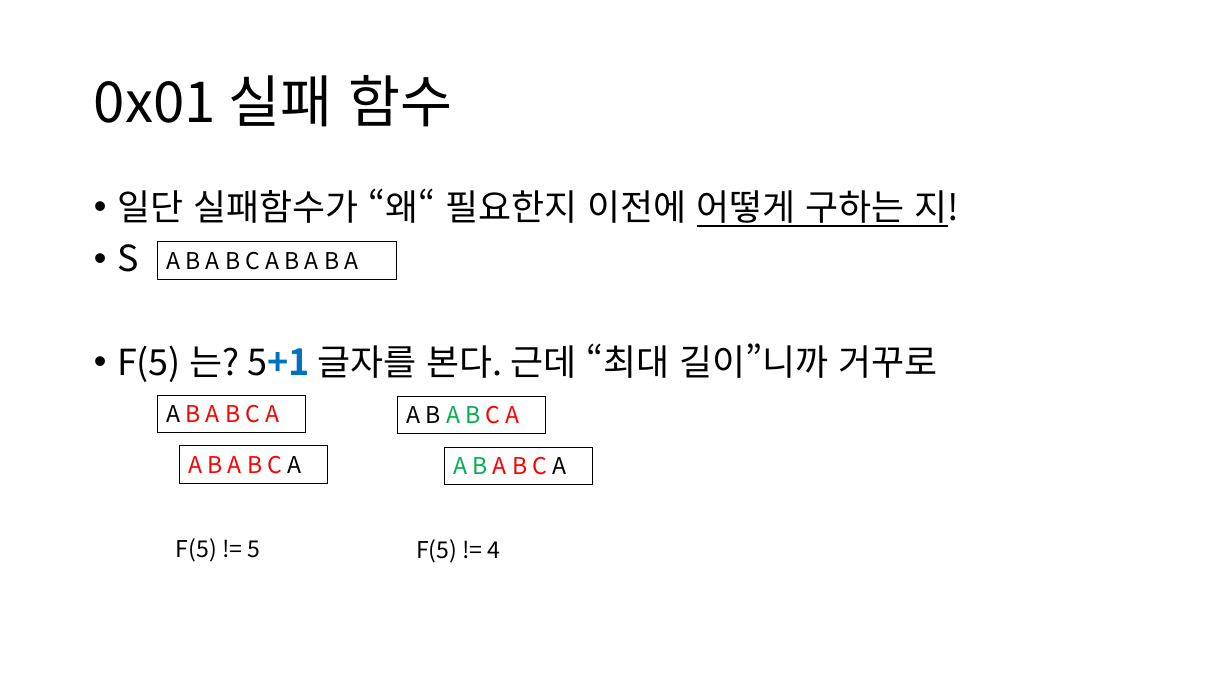
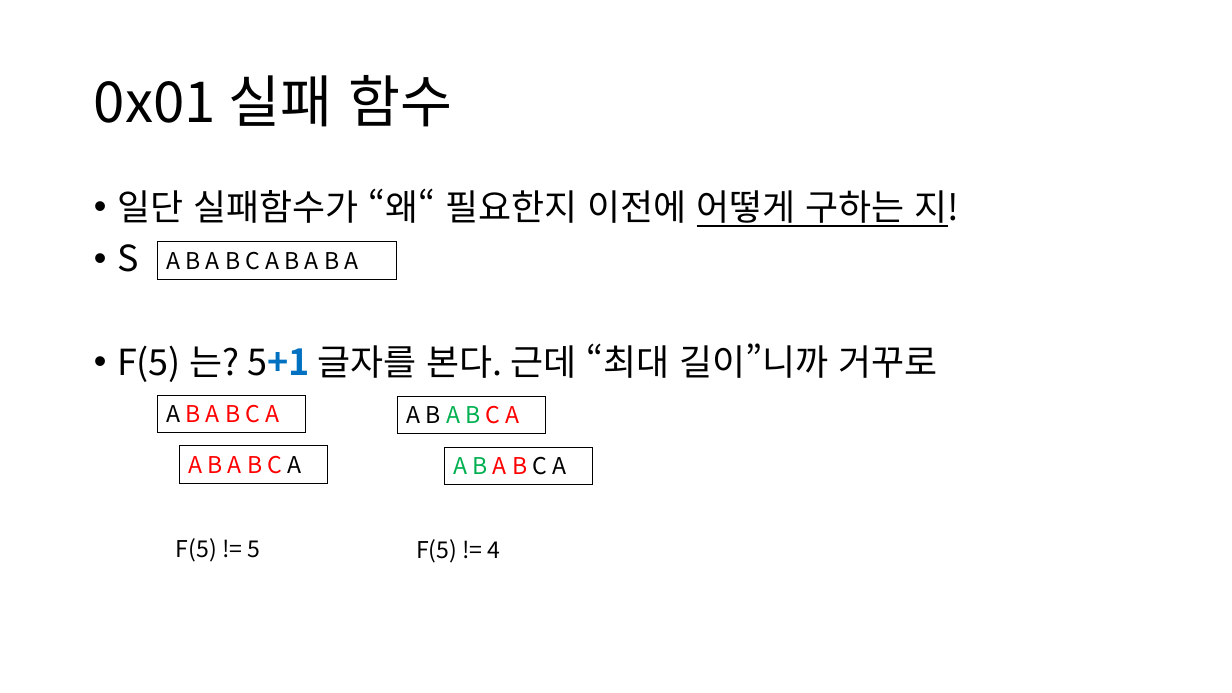
Before and after one commit to zeonyani/presentation, a slide deck: slide 22 of kmp/KMP 알고리즘 세미나.pptx. Drawn at 1232x693 pixels with LibreOffice and Linux fonts; fonts in the diff are those of the drawing. Boxes give left, top, right and bottom in pixels: in the first picture for what was removed or moved away, otherwise in the second. Text is boxed around its words. In the diff, an @@ line names an element or a change of style, - is before the commit and + after.

```diff
--- a/kmp/KMP 알고리즘 세미나.pptx
+++ b/kmp/KMP 알고리즘 세미나.pptx
@@ rectangle "A B A B C ..." at (x1=445, y1=447, x2=592, y2=484): text colour #FF0000 to #000000 in "C" @@
```
Also in this commit, not shown: 24 other slides changed, 1 slide added, 1 slide removed.
